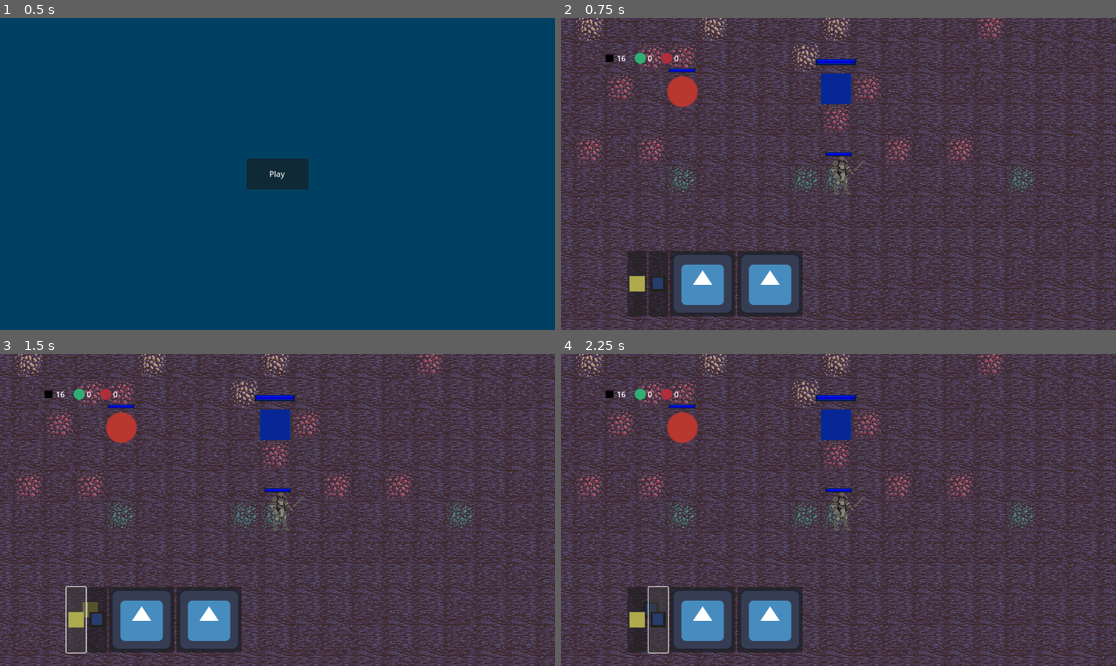
Above: before the commit, frames 1-4 (two rows, left to right).
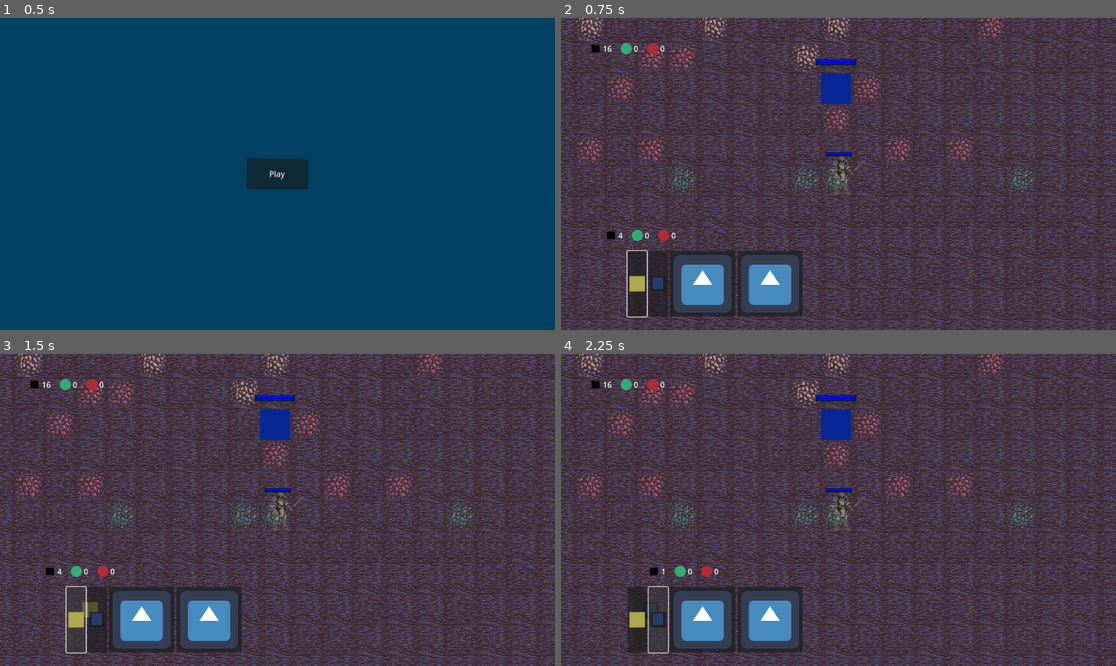
Above: after the commit, the same moments.

Repository: Schmo103/Euclid
Game: Godot game, scene res://menu/menu.tscn
Two runs of this game, one before a commit and one after it. Both use one fixed random seed, a clock stepped at 60 frames per second and the inputs below. The engine's default icon, where the game draws it, is replaced by a stand-in: a white triangle on a blue panel in a dark square.
Inputs (mouse positions are in pixels of both pictures, inside the frame that each line leads up to):
- Up to frame 1 (0.5 s): no input
- Up to frame 2 (0.75 s): click "Play" at 0.5 s
- Up to frame 3 (1.5 s): click (77, 619) at 1.25 s
- Up to frame 4 (2.25 s): click (660, 619) at 2 s

Frame 1 is identical in both runs. In frame 2, 1.2% of the frame differs, in the area x 5-25%, y 8-96%; in frame 3, 1.1%; in frame 4, 1.1%.

Commit message:
Added price display in build menu and added tower menu which has sell button and could also have upgrade button

Diff:
--- a/Euclid/building_system/building_gui/building_gui.tscn
+++ b/Euclid/building_system/building_gui/building_gui.tscn
@@ -1,7 +1,7 @@
 [gd_scene load_steps=4 format=3 uid="uid://cqn1djklucwvp"]
 
 [ext_resource type="Script" path="res://building_system/building_gui/building_gui.gd" id="1_rcgub"]
-[ext_resource type="Script" path="res://building_system/building_gui/commodity_manager.gd" id="2_84wft"]
+[ext_resource type="PackedScene" uid="uid://bq2igicwpvari" path="res://building_system/building_gui/commodity_manager.tscn" id="2_d2hjl"]
 [ext_resource type="Script" path="res://building_system/building_gui/tower_display_manager.gd" id="3_1oh66"]
 
 [node name="BuildingGUI" type="Control"]
@@ -9,14 +9,12 @@
 anchors_preset = 0
 script = ExtResource("1_rcgub")
 
-[node name="CommodityManager" type="HBoxContainer" parent="."]
-layout_mode = 1
-anchors_preset = -1
-offset_left = 89.0
-offset_top = 72.0
-offset_right = 91.0
-offset_bottom = 75.0
-script = ExtResource("2_84wft")
+[node name="CommodityManager" parent="." instance=ExtResource("2_d2hjl")]
+layout_mode = 0
+offset_left = 60.0
+offset_top = 52.0
+offset_right = 71.0
+offset_bottom = 53.0
 
 [node name="TowerManager" type="GridContainer" parent="."]
 layout_mode = 1
--- a/Euclid/building_system/building_gui/commodity_manager.gd
+++ b/Euclid/building_system/building_gui/commodity_manager.gd
@@ -27,3 +27,12 @@
 		get_node(commodity).commodity_count = count
 	else:
 		push_error("Commodity \"" + commodity + "\" not in menu")
+
+
+func set_commodities_to_price(price : Dictionary, hide_empty_commodities : bool = true):
+	for c in get_children():
+		if price.has(c.name):
+			set_commodity_count(c.name, price[c.name])
+		else:
+			set_commodity_count(c.name, 0)
+			c.visible = not hide_empty_commodities
--- /dev/null
+++ b/Euclid/building_system/building_gui/commodity_manager.tscn
@@ -0,0 +1,8 @@
+[gd_scene load_steps=2 format=3 uid="uid://bq2igicwpvari"]
+
+[ext_resource type="Script" path="res://building_system/building_gui/commodity_manager.gd" id="1_r8v1g"]
+
+[node name="CommodityManager" type="HBoxContainer"]
+offset_right = 2.0
+offset_bottom = 3.0
+script = ExtResource("1_r8v1g")
--- a/Euclid/building_system/building_gui/tower_display.gd
+++ b/Euclid/building_system/building_gui/tower_display.gd
@@ -1,22 +1,52 @@
+class_name TowerDisplay
 extends Button
 
+@export var commodity_display_manager : CommodityDisplayManager
+@onready var building_gui : BuildingGui = GameState.building_gui
 
-@onready var building_gui : BuildingGui = GameState.building_gui
+var commodity_display_manager_scene : PackedScene = preload("res://building_system/building_gui/commodity_manager.tscn")
 
 var tower_stats : TowerStats
 
 #sets up icon and name
-func _ready():
+func _ready() -> void:
 	if tower_stats != null:
 		icon = tower_stats.menu_icon
 		name = tower_stats.name
+	set_up_price_display()
+	commodity_display_manager.visible = false
+	get_parent().ready.connect(_on_parent_ready)
 
 
 #tells building_gui that it was pressed
-func _on_pressed():
+func _on_pressed() -> void:
 	building_gui.tower_button_pressed(tower_stats)
 
 
 #sets whether button is enabled
-func set_enabled(enabled : bool):
+func set_enabled(enabled : bool) -> void:
 	disabled = !enabled
+
+
+func set_price_visible(b : bool) -> void:
+	commodity_display_manager.visible = b
+
+
+func set_up_price_display() -> void:
+	commodity_display_manager.set_commodities_to_price(tower_stats.price, false)
+
+
+func update_size_dependant_properties() -> void:
+	commodity_display_manager.position.x = -commodity_display_manager.size.x / 2
+
+
+func _on_parent_ready() -> void:
+	update_size_dependant_properties()
+
+
+func _on_focus_entered():
+	set_price_visible(true)
+
+
+func _on_focus_exited():
+	set_price_visible(false)
--- a/Euclid/building_system/building_gui/tower_display.tscn
+++ b/Euclid/building_system/building_gui/tower_display.tscn
@@ -1,9 +1,20 @@
-[gd_scene load_steps=2 format=3 uid="uid://bkxe1qk38c3ay"]
+[gd_scene load_steps=3 format=3 uid="uid://bkxe1qk38c3ay"]
 
 [ext_resource type="Script" path="res://building_system/building_gui/tower_display.gd" id="1_v6apf"]
+[ext_resource type="PackedScene" uid="uid://bq2igicwpvari" path="res://building_system/building_gui/commodity_manager.tscn" id="2_dcwyf"]
 
-[node name="TowerDisplay" type="Button"]
+[node name="TowerDisplay" type="Button" node_paths=PackedStringArray("commodity_display_manager")]
 icon_alignment = 1
 script = ExtResource("1_v6apf")
+commodity_display_manager = NodePath("CommodityManager")
 
+[node name="CommodityManager" parent="." instance=ExtResource("2_dcwyf")]
+layout_mode = 0
+offset_left = 6.0
+offset_top = -44.0
+offset_right = 8.0
+offset_bottom = -31.0
+
+[connection signal="focus_entered" from="." to="." method="_on_focus_entered"]
+[connection signal="focus_exited" from="." to="." method="_on_focus_exited"]
 [connection signal="pressed" from="." to="." method="_on_pressed"]
--- a/Euclid/building_system/building_gui/tower_display_manager.gd
+++ b/Euclid/building_system/building_gui/tower_display_manager.gd
@@ -6,6 +6,11 @@
 
 func _ready():
 	build_tower_menu()
+	get_child(0).grab_focus()
+	(get_child(0) as Control).focus_neighbor_left = get_child(-1).get_path()
+	(get_child(-1) as Control).focus_neighbor_right = get_child(0).get_path()
+#	for c in get_children():
+#		c.update_size_dependant_properties()
 
 
 #adds a tower button for every tower in GameState.towers
--- a/Euclid/player/player.tscn
+++ b/Euclid/player/player.tscn
@@ -844,7 +844,7 @@
 }
 
 [node name="Player" type="RigidBody2D" node_paths=PackedStringArray("health_display") groups=["entity", "player"]]
-collision_layer = 13
+collision_layer = 9
 custom_integrator = true
 max_contacts_reported = 3
 contact_monitor = true
--- a/Euclid/project.godot
+++ b/Euclid/project.godot
@@ -73,7 +73,7 @@
 
 2d_physics/layer_1="StandardPhysics"
 2d_physics/layer_2="TowerLayer"
-2d_physics/layer_3="MobLayer"
+2d_physics/layer_3="EnemyLayer"
 2d_physics/layer_4="PlayerLayer"
 
 [rendering]
--- a/Euclid/towers/base_tower/base_tower.tscn
+++ b/Euclid/towers/base_tower/base_tower.tscn
@@ -1,16 +1,18 @@
-[gd_scene load_steps=5 format=3 uid="uid://buehegmukws0f"]
+[gd_scene load_steps=6 format=3 uid="uid://buehegmukws0f"]
 
 [ext_resource type="Script" path="res://towers/base_tower/base_tower.gd" id="1_ufadr"]
 [ext_resource type="Texture2D" uid="uid://cm6vuj2ilkpwa" path="res://art/filler_art_spritesheet.png" id="2_d11jf"]
 [ext_resource type="PackedScene" uid="uid://o4hvytrvebhl" path="res://player/health_display.tscn" id="3_bxk4b"]
+[ext_resource type="PackedScene" uid="uid://l51do8sx5uap" path="res://towers/tower_menu.tscn" id="4_6jqcd"]
 
 [sub_resource type="RectangleShape2D" id="RectangleShape2D_wyx6t"]
 size = Vector2(32, 22)
 
-[node name="BaseTower" type="StaticBody2D" node_paths=PackedStringArray("health_display") groups=["base"]]
+[node name="BaseTower" type="StaticBody2D" node_paths=PackedStringArray("health_display", "tower_menu") groups=["base"]]
 collision_layer = 3
 script = ExtResource("1_ufadr")
 health_display = NodePath("HealthDisplay")
+tower_menu = NodePath("TowerMenu")
 
 [node name="CollisionShape2D" type="CollisionShape2D" parent="."]
 position = Vector2(0, 5)
@@ -31,3 +33,5 @@
 
 [node name="Camera2D" type="Camera2D" parent="."]
 enabled = false
+
+[node name="TowerMenu" parent="." instance=ExtResource("4_6jqcd")]
--- a/Euclid/towers/farm_tower/farm_tower.gd
+++ b/Euclid/towers/farm_tower/farm_tower.gd
@@ -1,5 +1,7 @@
 class_name FarmTower
 extends Tower
+
+
 
 #the list of commodities this farm produces
 var commodities : Array[String] = []
@@ -8,6 +10,8 @@
 #the "radius" of the square that this farm produces commodities from
 #if the radius is 2, than this will result in a 5 by 5 square
 @export var produce_range_radius : int = 2
+
+
 
 
 func _ready() -> void:
--- a/Euclid/towers/farm_tower/farm_tower.tscn
+++ b/Euclid/towers/farm_tower/farm_tower.tscn
@@ -1,8 +1,9 @@
-[gd_scene load_steps=5 format=3 uid="uid://dq3c086d7rslo"]
+[gd_scene load_steps=6 format=3 uid="uid://dq3c086d7rslo"]
 
 [ext_resource type="Script" path="res://towers/farm_tower/farm_tower.gd" id="1_05r2u"]
 [ext_resource type="Texture2D" uid="uid://cm6vuj2ilkpwa" path="res://art/filler_art_spritesheet.png" id="2_qk1ss"]
 [ext_resource type="PackedScene" uid="uid://o4hvytrvebhl" path="res://player/health_display.tscn" id="3_1itt7"]
+[ext_resource type="PackedScene" uid="uid://l51do8sx5uap" path="res://towers/tower_menu.tscn" id="4_6yrhs"]
 
 [sub_resource type="RectangleShape2D" id="RectangleShape2D_retlc"]
 size = Vector2(32, 22)
@@ -33,4 +34,9 @@
 offset_bottom = 17.0
 scale = Vector2(0.19, 0.1)
 
+[node name="CanvasLayer" type="CanvasLayer" parent="."]
+layer = 2
+
+[node name="TowerMenu" parent="." instance=ExtResource("4_6yrhs")]
+
 [connection signal="timeout" from="FarmTimer" to="." method="_on_farm_timer_timeout"]
--- a/Euclid/towers/laser_tower/laser_tower.tscn
+++ b/Euclid/towers/laser_tower/laser_tower.tscn
@@ -1,17 +1,19 @@
-[gd_scene load_steps=5 format=3 uid="uid://cwte17ddcw616"]
+[gd_scene load_steps=6 format=3 uid="uid://cwte17ddcw616"]
 
 [ext_resource type="Texture2D" uid="uid://tsoxc08vbmom" path="res://art/icon.svg" id="1_635r3"]
 [ext_resource type="Script" path="res://towers/laser_tower/laser_tower.gd" id="1_i48fo"]
 [ext_resource type="PackedScene" uid="uid://o4hvytrvebhl" path="res://player/health_display.tscn" id="3_m34yn"]
+[ext_resource type="PackedScene" uid="uid://l51do8sx5uap" path="res://towers/tower_menu.tscn" id="4_mn7y1"]
 
 [sub_resource type="RectangleShape2D" id="RectangleShape2D_vplbq"]
 size = Vector2(32, 22)
 
-[node name="LaserTower" type="StaticBody2D" node_paths=PackedStringArray("health_display")]
+[node name="LaserTower" type="StaticBody2D" node_paths=PackedStringArray("health_display", "tower_menu")]
 collision_layer = 3
 script = ExtResource("1_i48fo")
 type = 1
 health_display = NodePath("HealthDisplay")
+tower_menu = NodePath("TowerMenu")
 
 [node name="Sprite2D" type="Sprite2D" parent="."]
 scale = Vector2(0.25, 0.25)
@@ -27,3 +29,5 @@
 offset_right = 125.0
 offset_bottom = 18.0
 scale = Vector2(0.19, 0.1)
+
+[node name="TowerMenu" parent="." instance=ExtResource("4_mn7y1")]
--- a/Euclid/towers/missile_tower/missile_tower.tscn
+++ b/Euclid/towers/missile_tower/missile_tower.tscn
@@ -1,16 +1,18 @@
-[gd_scene load_steps=5 format=3 uid="uid://cef18jyr72ni8"]
+[gd_scene load_steps=6 format=3 uid="uid://cef18jyr72ni8"]
 
 [ext_resource type="Texture2D" uid="uid://tsoxc08vbmom" path="res://art/icon.svg" id="1_0ansi"]
 [ext_resource type="Script" path="res://towers/missile_tower/missile_tower.gd" id="1_v2k5x"]
+[ext_resource type="PackedScene" uid="uid://l51do8sx5uap" path="res://towers/tower_menu.tscn" id="4_1b52b"]
 [ext_resource type="PackedScene" uid="uid://o4hvytrvebhl" path="res://player/health_display.tscn" id="4_76p3g"]
 
 [sub_resource type="RectangleShape2D" id="RectangleShape2D_l5hmj"]
 size = Vector2(32, 22)
 
-[node name="MissileTower" type="StaticBody2D" node_paths=PackedStringArray("health_display")]
+[node name="MissileTower" type="StaticBody2D" node_paths=PackedStringArray("health_display", "tower_menu")]
 collision_layer = 3
 script = ExtResource("1_v2k5x")
 health_display = NodePath("HealthDisplay")
+tower_menu = NodePath("TowerMenu")
 
 [node name="Sprite2D" type="Sprite2D" parent="."]
 scale = Vector2(0.25, 0.25)
@@ -26,3 +28,5 @@
 offset_right = 125.0
 offset_bottom = 17.0
 scale = Vector2(0.19, 0.1)
+
+[node name="TowerMenu" parent="." instance=ExtResource("4_1b52b")]
--- a/Euclid/towers/tower.gd
+++ b/Euclid/towers/tower.gd
@@ -2,6 +2,8 @@
 extends Node2D
 
 signal fell
+
+const TILE_SIZE = 32.0
 
 enum tower_types {UTIL, DEFENSE, TERRAIN}
 
@@ -22,6 +24,8 @@
 
 @export var health_display : Control
 
+@export var tower_menu : TowerMenu
+
 
 func _ready():
 	#make tile not navigatable
@@ -35,6 +39,11 @@
 		health_display.max_value = health
 
 	GameState.front_tile_map.register_tower(tile_pos)
+
+	if tower_menu != null:
+		tower_menu.sell_clicked.connect(_on_sell_clicked)
+	else:
+		push_error("Tower: " + str(self) + " at pos: " + str(tile_pos) + "has no menu assigned")
 
 
 func _exit_tree():
@@ -54,3 +63,34 @@
 	fell.emit()
 	GameState.front_tile_map.remove_tower(tile_pos)
 	queue_free()
+
+
+func _unhandled_input(event) -> void:
+	if event is InputEventMouseButton:
+		if event.button_index == MOUSE_BUTTON_LEFT and event.pressed:
+			var mp = get_local_mouse_position()
+			if max(abs(mp.x), abs(mp.y)) < TILE_SIZE / 2.0:
+				print("tower " + str(self) + "has seriously been clicked at pos: " + str(tile_pos))
+				safe_set_tower_menu_visible(true)
+			else:
+				safe_set_tower_menu_visible(false)
+
+
+func sell() -> void:
+	fall()
+
+
+func safe_set_tower_menu_visible(b : bool) -> void:
+	if tower_menu != null:
+		tower_menu.visible = b
+
+
+func safe_get_tower_menu_visible() -> bool:
+	if tower_menu != null:
+		return tower_menu.visible
+	else:
+		return false
+
+
+func _on_sell_clicked() -> void:
+	sell()
--- /dev/null
+++ b/Euclid/towers/tower_menu.gd
@@ -0,0 +1,11 @@
+class_name TowerMenu
+extends Control
+
+signal sell_clicked
+
+func _ready() -> void:
+	visible = false
+
+func _on_sell_pressed():
+	sell_clicked.emit()
+	accept_event()
--- /dev/null
+++ b/Euclid/towers/tower_menu.tscn
@@ -0,0 +1,21 @@
+[gd_scene load_steps=2 format=3 uid="uid://l51do8sx5uap"]
+
+[ext_resource type="Script" path="res://towers/tower_menu.gd" id="1_x1hlq"]
+
+[node name="TowerMenu" type="Control"]
+layout_mode = 3
+anchors_preset = 0
+offset_right = 40.0
+offset_bottom = 40.0
+script = ExtResource("1_x1hlq")
+
+[node name="Sell" type="Button" parent="."]
+layout_mode = 0
+offset_left = -13.0
+offset_top = 19.0
+offset_right = 32.0
+offset_bottom = 50.0
+scale = Vector2(0.6, 0.6)
+text = "Sell"
+
+[connection signal="pressed" from="Sell" to="." method="_on_sell_pressed"]
--- a/Euclid/towers/wall/wall.tscn
+++ b/Euclid/towers/wall/wall.tscn
@@ -1,16 +1,18 @@
-[gd_scene load_steps=5 format=3 uid="uid://b2kyy21bd4dep"]
+[gd_scene load_steps=6 format=3 uid="uid://b2kyy21bd4dep"]
 
 [ext_resource type="Script" path="res://towers/wall/wall.gd" id="1_1idnh"]
 [ext_resource type="Texture2D" uid="uid://dc6aduxowcykg" path="res://art/filler_wall_spritesheet.png" id="1_n86jt"]
+[ext_resource type="PackedScene" uid="uid://l51do8sx5uap" path="res://towers/tower_menu.tscn" id="4_ej6ac"]
 [ext_resource type="PackedScene" uid="uid://o4hvytrvebhl" path="res://player/health_display.tscn" id="4_frdxj"]
 
 [sub_resource type="RectangleShape2D" id="RectangleShape2D_b2xg0"]
 size = Vector2(32, 22)
 
-[node name="Wall" type="StaticBody2D" node_paths=PackedStringArray("health_display") groups=["wall"]]
+[node name="Wall" type="StaticBody2D" node_paths=PackedStringArray("health_display", "tower_menu") groups=["wall"]]
 collision_layer = 3
 script = ExtResource("1_1idnh")
 health_display = NodePath("HealthDisplay")
+tower_menu = NodePath("TowerMenu")
 
 [node name="Sprite2D" type="Sprite2D" parent="."]
 texture = ExtResource("1_n86jt")
@@ -28,3 +30,5 @@
 offset_right = 125.0
 offset_bottom = 17.0
 scale = Vector2(0.19, 0.1)
+
+[node name="TowerMenu" parent="." instance=ExtResource("4_ej6ac")]
--- a/Euclid/world/world.tscn
+++ b/Euclid/world/world.tscn
@@ -104,7 +104,7 @@
 [node name="Enemies" type="Node2D" parent="Mobs"]
 
 [node name="StandardEnemy" parent="Mobs/Enemies" instance=ExtResource("7_tfv0m")]
-position = Vector2(225, 294)
+position = Vector2(-307, 264)
 
 [node name="FrontTileMap" type="TileMap" parent="."]
 scale = Vector2(2, 2)
@@ -126,7 +126,7 @@
 shape = SubResource("RectangleShape2D_eclf2")
 
 [node name="MobDetector" type="Area2D" parent="BuildIcon"]
-collision_mask = 4
+collision_mask = 12
 
 [node name="CollisionShape2D" type="CollisionShape2D" parent="BuildIcon/MobDetector"]
 shape = SubResource("RectangleShape2D_py527")
Not shown, changed: Euclid/doc/towers.txt
